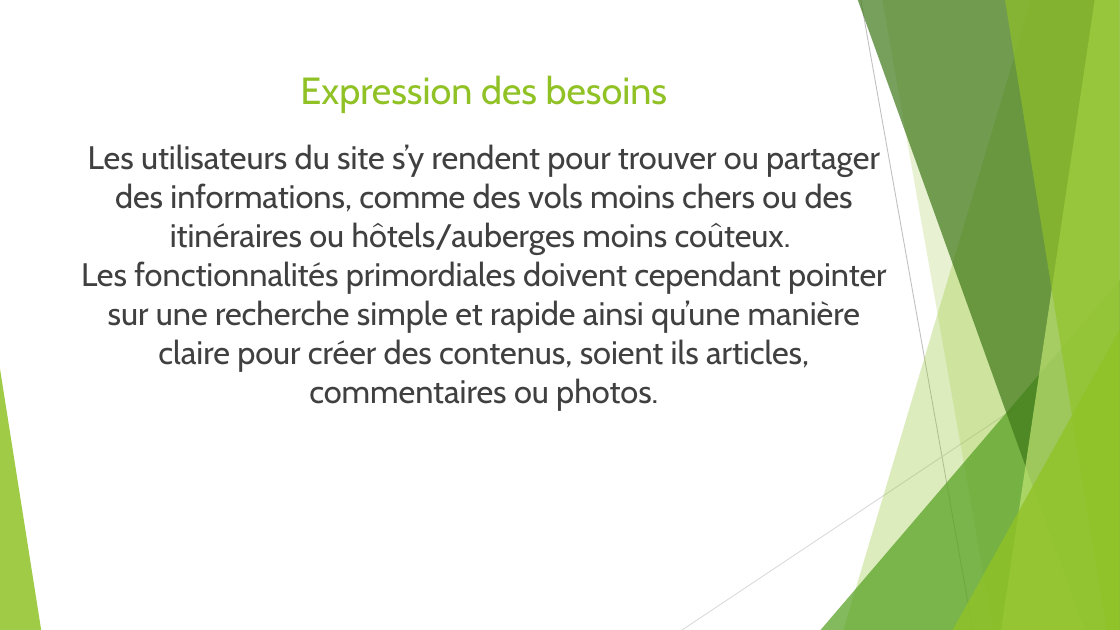
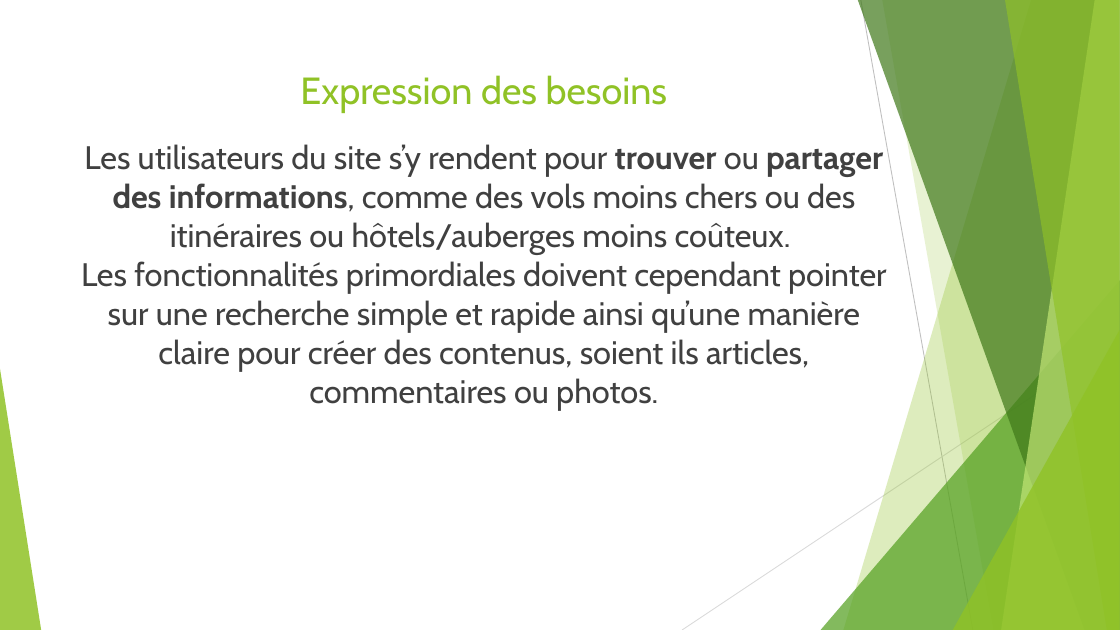
Before and after one commit to manelbenhamouda/projets-CDA, a slide deck: slide 9 of Diaporama Projet YOUR journey.pptx (slide 7 before the commit). Drawn at 1120x630 pixels with LibreOffice and Linux fonts; fonts in the diff are those of the drawing. Boxes give left, top, right and bottom in pixels: in the first picture for what was removed or moved away, otherwise in the second. Text is boxed around its words. In the diff, an @@ line names an element or a change of style, - is before the commit and + after.

```diff
--- a/Diaporama Projet YOUR journey.pptx
+++ b/Diaporama Projet YOUR journey.pptx
@@ title "Expression des besoins Les utilisateurs ..." at box(81, 75, 887, 411): bold on in "trouver partager des informations," @@
```
Also in this commit, not shown: 13 other slides changed, 5 other files.
